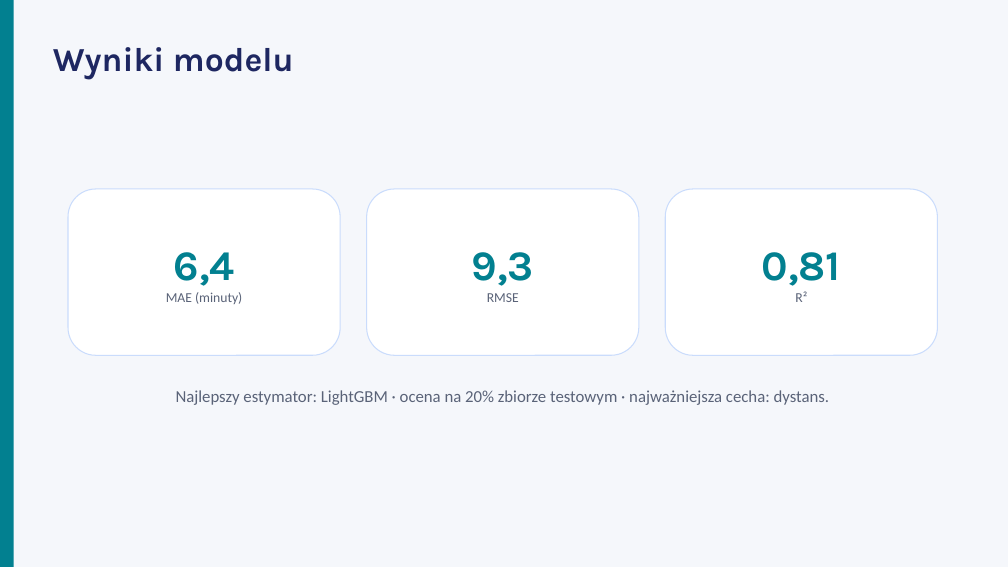
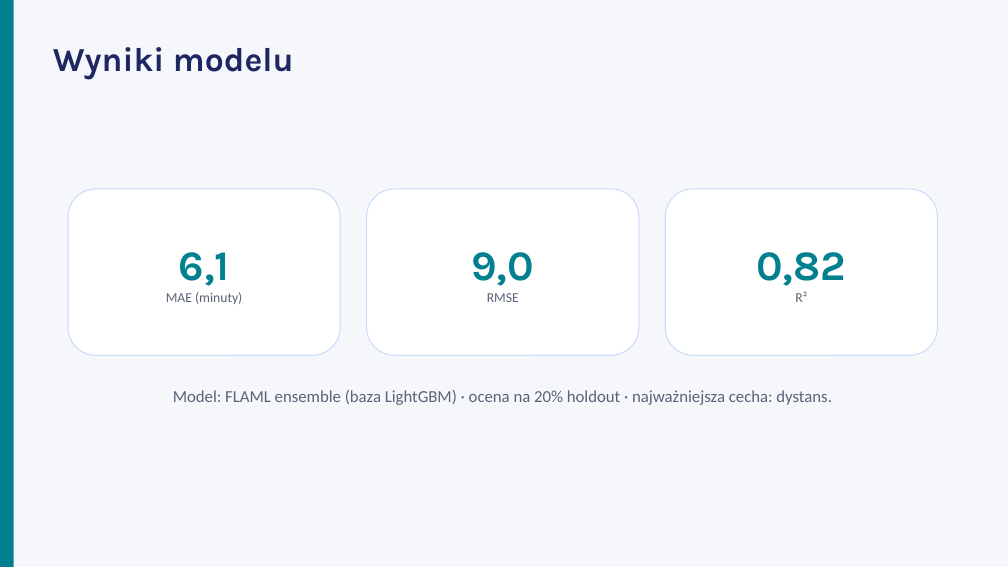
Before and after one commit to nimzoi/SUML-project, a slide deck: slide 6 of slides.pptx. Drawn at 1008x567 pixels with LibreOffice and Linux fonts; fonts in the diff are those of the drawing. Boxes give left, top, right and bottom in pixels: in the first picture for what was removed or moved away, otherwise in the second. Text is boxed around its words. In the diff, an @@ line names an element or a change of style, - is before the commit and + after.

```diff
--- a/slides.pptx
+++ b/slides.pptx
@@ text in rounded rectangle at [179,252,230,286]: text changed @@
-6,4
+6,1
@@ text in rounded rectangle at [471,252,534,286]: text changed @@
-9,3
+9,0
@@ text in rounded rectangle at [756,252,846,286]: text changed @@
-0,81
+0,82
@@ text at [173,390,832,405]: text changed @@
-Najlepszy estymator: LightGBM · ocena na 20% zbiorze testowym · najważniejsza cecha: dystans.
+Model: FLAML ensemble (baza LightGBM) · ocena na 20% holdout · najważniejsza cecha: dystans.
```
Also in this commit, not shown: 1 other slide changed, 5 other files.
